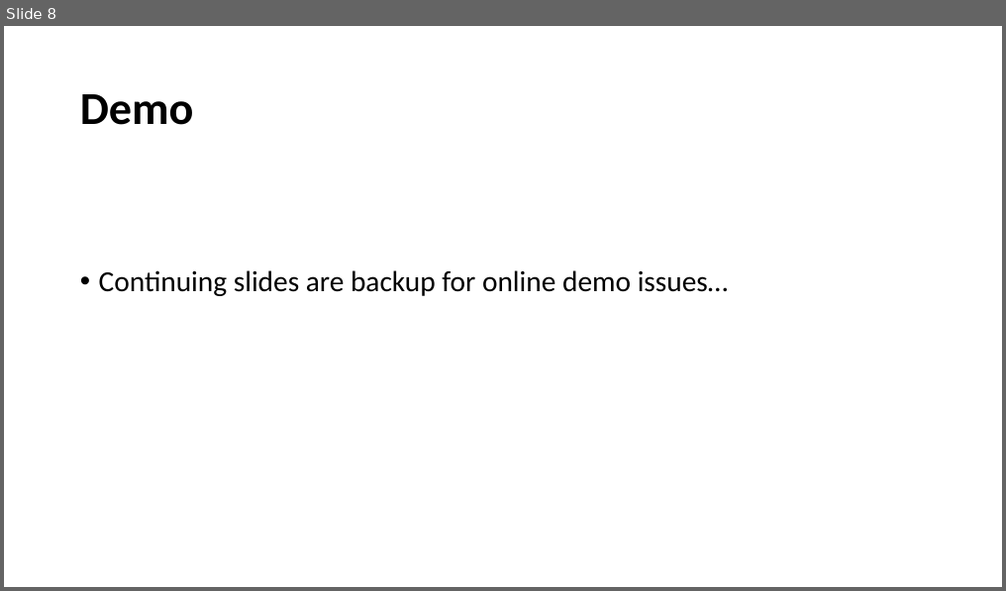
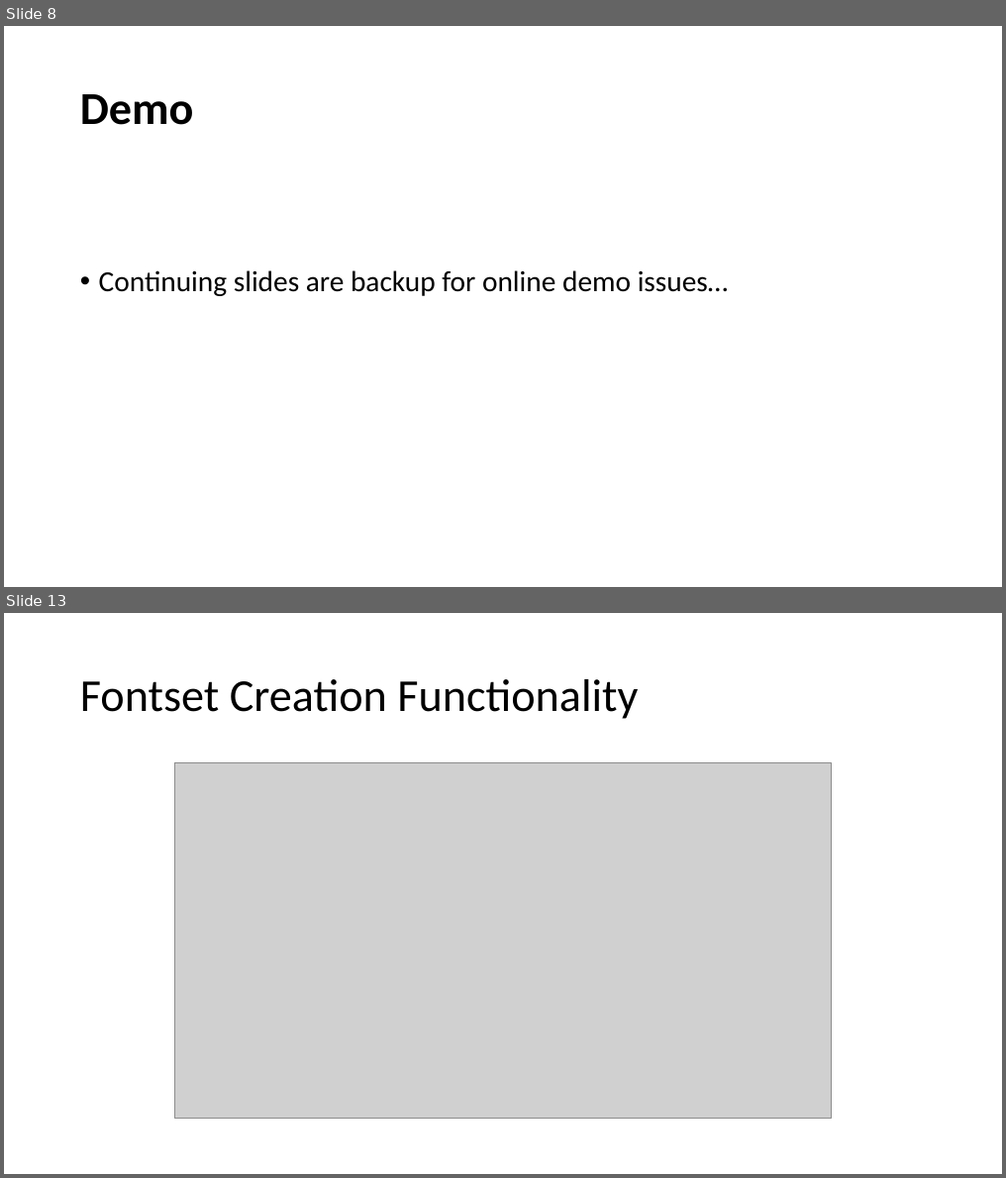
Before and after one commit to kdanedesigns/InclusiveAlphabet, a slide deck: documents/InclusiveAlphabetCapstonePresentation20230613.pptx. Shown one above the other, each under a label of ours: slide 8 before the commit, slides 8 and 13 after it; the slides between them are not shown. The pictures are 1006x591 and 1006x1178 pixels, drawn with LibreOffice and Linux fonts; fonts in the diff are those of the drawing; grey boxes stand for pictures. Boxes give left, top, right and bottom in pixels: in the first picture for what was removed or moved away, otherwise in the second. Text is boxed around its words. In the diff, an @@ line names an element or a change of style, - is before the commit and + after.

```diff
--- a/documents/InclusiveAlphabetCapstonePresentation20230613.pptx
+++ b/documents/InclusiveAlphabetCapstonePresentation20230613.pptx
@@ slide 13 added at [4,613,1002,1174], background #FFFFFF @@
@@ title added at [80,679,638,719], 44 pt, text #000000 @@
+Fontset Creation Functionality
@@ picture added at [174,762,832,1119] @@
```
Also in this commit, not shown: 6 slides changed, 11 other slides added, 1 slide removed.
